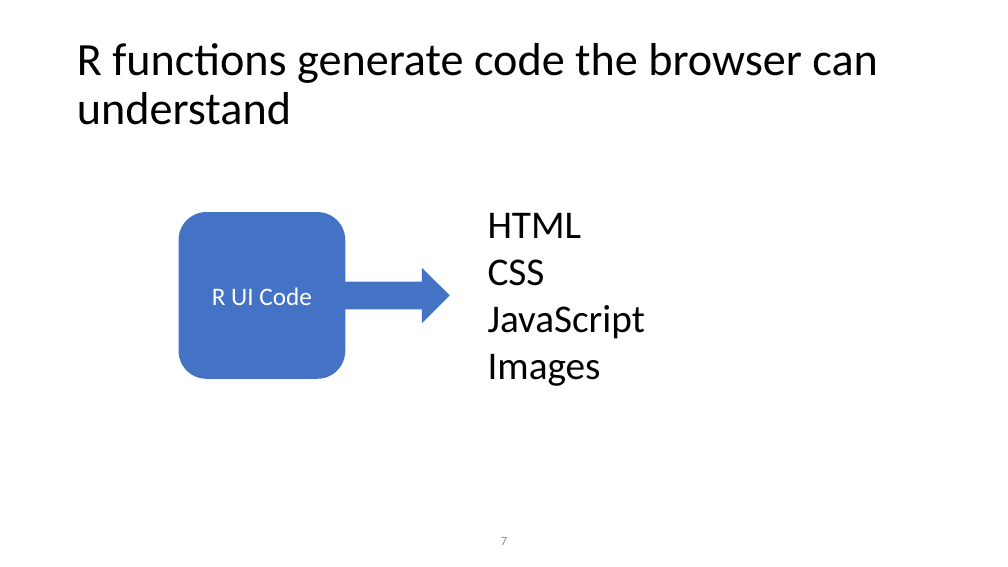
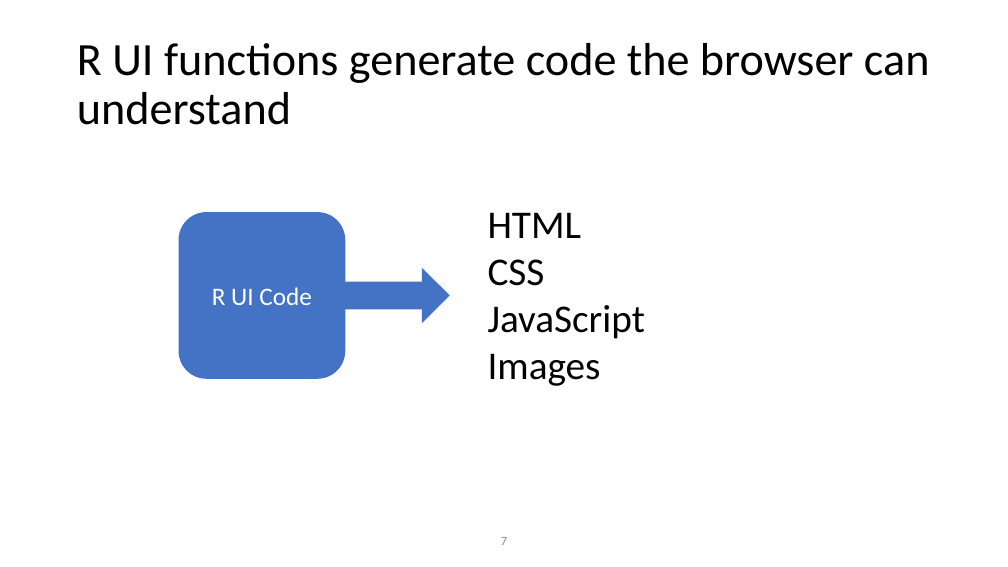
Before and after one commit to rdavidhall3/r-pharma-js-toolchain-2022, a slide deck: slide 7 of workshop/RPharma_2022_Hall_v2.pptx. Drawn at 1008x567 pixels with LibreOffice and Linux fonts; fonts in the diff are those of the drawing. Boxes give left, top, right and bottom in pixels: in the first picture for what was removed or moved away, otherwise in the second. Text is boxed around its words. In the diff, an @@ line names an element or a change of style, - is before the commit and + after.

```diff
--- a/workshop/RPharma_2022_Hall_v2.pptx
+++ b/workshop/RPharma_2022_Hall_v2.pptx
@@ title at bbox=[77, 43, 930, 125]: text changed @@
-R functions generate code the browser can understand
+R UI functions generate code the browser can understand
```
Also in this commit, not shown: 9 other slides changed, 1 slide added, 2 other files.
